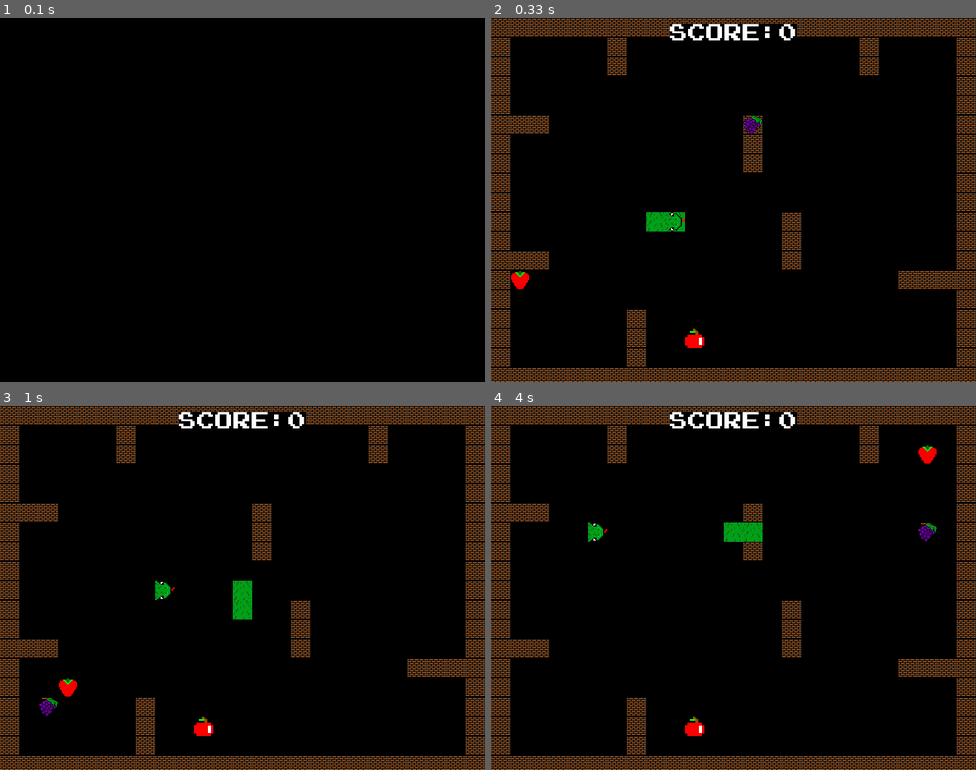
Above: before the commit, frames 1-4 (two rows, left to right).
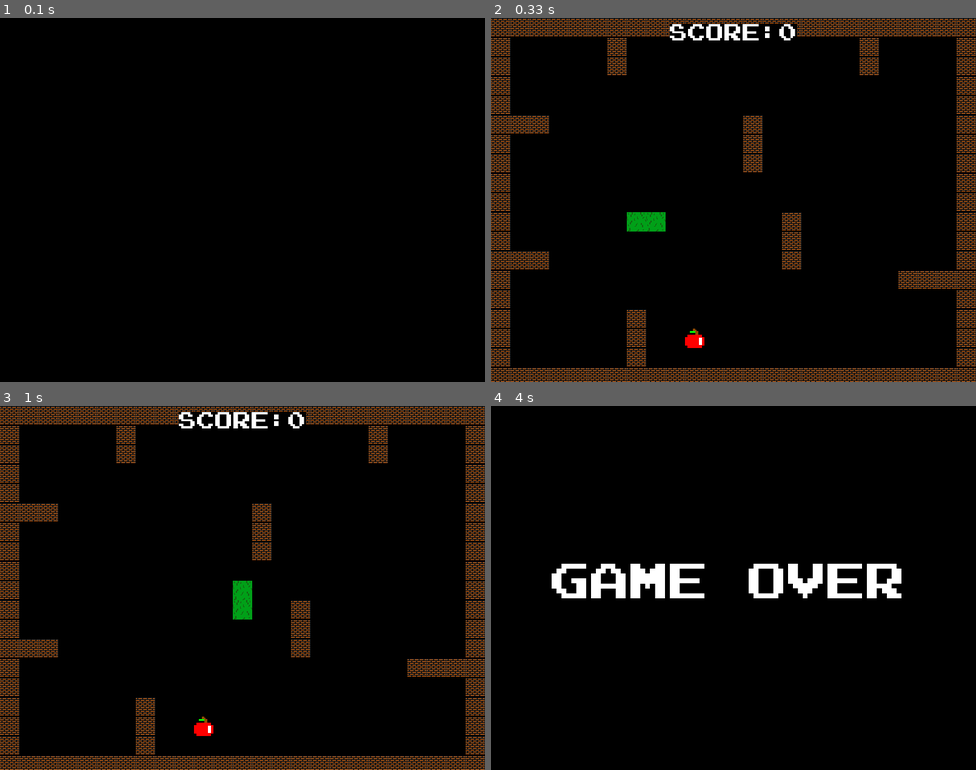
Above: after the commit, the same moments.

Repository: LUDUSLab/stem-games
Game: pygame game, started from ronald.boadana/snakepro/main.py
Two runs of this game, one before a commit and one after it. Both use one fixed random seed, a clock stepped at 60 frames per second and the inputs below.
Inputs:
- Up to frame 1 (0.1 s): no input
- Up to frame 2 (0.33 s): no input
- Up to frame 3 (1 s): hold D 0.33-0.8 s; hold W from 0.83 s (still down)
- Up to frame 4 (4 s): release W at 1.13 s; hold D 1.17-1.63 s; hold A 1.67-2.2 s; hold S 2.23-2.53 s; hold A 2.57-2.97 s; hold W 3-3.37 s; hold D from 3.4 s (still down)

Frame 1 is identical in both runs. In frame 2, 0.6% of the frame differs, in the area x 4-56%, y 26-75%; in frame 3, 0.3%; in frame 4, 16%, in the area x 0-100%, y 0-100%.

Commit message:
new mechanics have been added and some improvements on codes

Diff:
--- a/ronald.boadana/snakepro/config.py
+++ b/ronald.boadana/snakepro/config.py
@@ -1,7 +1,6 @@
 import pygame
 
 pygame.init()
-
 # setting the colors
 color_black = (0, 0, 0)
 color_white = (255, 255, 255)
@@ -30,5 +29,3 @@
 victory_text = defeat_font.render('VICTORY!', True, color_white, color_black)
 victory_text_rect = score_text.get_rect()
 victory_text_rect.center = (175, 275)
-
-pygame.display.update()
--- a/ronald.boadana/snakepro/fruit.py
+++ b/ronald.boadana/snakepro/fruit.py
@@ -1,5 +1,6 @@
 import random
 from config import *
+from wall import *
 
 apple = pygame.image.load('../snakepro/assets/ronald.boadana_apple.png')
 apple_pos = ((random.randint(32, 726) // 32 * 32), (random.randint(64, 576) // 32 * 32))
--- a/ronald.boadana/snakepro/game.py
+++ b/ronald.boadana/snakepro/game.py
@@ -12,6 +12,7 @@
 eating_fruit_sound = pygame.mixer.Sound('../snake/assets/eating-apple-sound.wav')
 
 
+# when the player loss the game
 def game_over():
     global playing_sound
     screen.fill(color_black)
@@ -19,8 +20,10 @@
     if playing_sound == 0:
         game_over_sound.play()
         playing_sound += 1
+    pygame.display.update()
 
 
+# when the player wins the game
 def victory():
     global player_score, playing_sound
     screen.fill(color_black)
@@ -30,21 +33,14 @@
         playing_sound += 1
 
 
-# looping to make the key pressed move the snake
-UP = 32
-RIGHT = 33
-DOWN = 34
-LEFT = 35
-direction = LEFT
-
-
 def game_loop():
-    global direction, playing_sound, player_score, apple_pos, grape_pos, strawberry_pos, eating_fruit_sound
+    global direction, playing_sound, player_score, apple_pos, grape_pos, strawberry_pos, eating_fruit_sound, snake_head_pos
     game_on = True
     game_clock = pygame.time.Clock()
     while game_on:
-        game_clock.tick(8)
+        game_clock.tick(10)
         snake_head_pos = (snake[0][0] + 32, snake[0][1])
+        snake_head_pos = snake[0]
         for event in pygame.event.get():
             if event.type == pygame.QUIT:
                 game_on = False
@@ -58,6 +54,7 @@
                     direction = LEFT
                 if event.key == pygame.K_d:
                     direction = RIGHT
+
         if direction == UP:
             snake[0] = (snake[0][0], snake[0][1] - 32)
         if direction == DOWN:
@@ -74,16 +71,16 @@
             snake.append((800, 600))
             player_score += 1
 
-        # if random.randrange(500) == 1:
-        grape_pos = ((random.randint(32, 726) // 32 * 32), (random.randint(64, 576) // 32 * 32))
+        if random.randrange(500) == 1:
+            grape_pos = ((random.randint(32, 726) // 32 * 32), (random.randint(64, 576) // 32 * 32))
         if snake_head_pos == grape_pos:
             grape_pos = grape_randomness_movement()
             eating_fruit_sound.play()
             snake.append((800, 600))
             player_score += 3
 
-        # if random.randrange(100) == 1:
-        strawberry_pos = ((random.randint(32, 726) // 32 * 32), (random.randint(64, 576) // 32 * 32))
+        if random.randrange(250) == 1:
+            strawberry_pos = ((random.randint(32, 726) // 32 * 32), (random.randint(64, 576) // 32 * 32))
         if snake_head_pos == strawberry_pos:
             strawberry_pos = strawberry_randomness_movement()
             eating_fruit_sound.play()
@@ -97,16 +94,21 @@
         for i in range(len(snake) - 1, 0, -1):
             snake[i] = (snake[i - 1][0], snake[i - 1][1])
         # defeat condition
-        if (snake[0][0] < 0) or (snake[0][1] < 32) or (snake[0][0] > 768) or (snake[0][1] > 576):
+        if (snake[0][0] <= 0) or (snake[0][1] <= 32) or (snake[0][0] >= 768) or (snake[0][1] >= 576) \
+                or snake[0] in [(192, 32), (192, 64), (608, 32), (608, 64), (32, 160), (64, 160), (416, 160),
+                                (416, 192), (416, 224), (480, 320), (480, 352), (480, 384), (736, 416), (704, 416),
+                                (672, 416), (32, 384), (64, 384), (224, 544), (224, 512), (224, 480)]:
             game_over()
         # victory condition
-        elif player_score == 10:
+        elif player_score == 20:
             victory()
 
         else:
             body_snake_move()
 
+            # drawing wall and obstacles
             wall_pos()
+            wall_obstacles()
 
             # updating screen
             screen.blit(score_text, score_text_rect)
@@ -116,9 +118,6 @@
 
             for pos in snake:
                 screen.blit(snake_body, pos)
-            screen.blit(snake_head, snake_head_pos)
-
-            # drawing the wall
 
         pygame.display.update()
         screen.fill(color_black)
--- a/ronald.boadana/snakepro/snake.py
+++ b/ronald.boadana/snakepro/snake.py
@@ -2,11 +2,19 @@
 from config import *
 from game import *
 
-eating_fruit_sound = pygame.mixer.Sound('../snake/assets/eating-apple-sound.wav')
-snake = [(320, 320), (352, 320), (384, 320)]
+# snake positions and sprites
+snake = [(320, 320), (288, 320), (256, 320)]
 snake_head = pygame.image.load('../snakepro/assets/ronald.boadana_snakehead-right.png')
+snake_head_pos = (snake[0][0] + 32, snake[0][1])
 snake_body = pygame.image.load('../snakepro/assets/ronald.boadana_snakebody.png')
 
+# different snake's head positions
+s_UP = pygame.image.load('../snakepro/assets/ronald.boadana_snakehead-up.png')
+s_DOWN = pygame.image.load('../snakepro/assets/ronald.boadana_snakehead-down.png')
+s_RIGHT = pygame.image.load('../snakepro/assets/ronald.boadana_snakehead-right.png')
+s_LEFT = pygame.image.load('../snakepro/assets/ronald.boadana_snakehead-left.png')
+
+# looping to make the key pressed move the snake
 UP = 32
 RIGHT = 33
 DOWN = 34
@@ -15,20 +23,28 @@
 
 
 def body_snake_move():
-    global snake, snake_head, snake_body, direction, snake_head_pos, apple_pos, player_score, grape_pos, strawberry_pos, eating_fruit_sound
+    global snake, snake_head, snake_body, direction, snake_head_pos
+    snake_head_pos = (snake[0][0] + 32, snake[0][1])
     if direction == UP:
         snake_head_pos = (snake[0][0], snake[0][1] - 32)
-        snake_head = pygame.image.load('../snakepro/assets/ronald.boadana_snakehead-up.png')
+        snake_head_pos = snake[0]
+        snake_head = s_UP
         screen.blit(snake_head, snake_head_pos)
 
-    if direction == DOWN:
+    elif direction == DOWN:
         snake_head_pos = (snake[0][0], snake[0][1] + 32)
-        snake_head = pygame.image.load('../snakepro/assets/ronald.boadana_snakehead-down.png')
+        snake_head_pos = snake[0]
+        snake_head = s_DOWN
+        screen.blit(snake_head, snake_head_pos)
 
-    if direction == RIGHT:
+    elif direction == RIGHT:
         snake_head_pos = (snake[0][0] + 32, snake[0][1])
-        snake_head = pygame.image.load('../snakepro/assets/ronald.boadana_snakehead-right.png')
+        snake_head_pos = snake[0]
+        snake_head = s_RIGHT
+        screen.blit(snake_head, snake_head_pos)
 
-    if direction == LEFT:
+    elif direction == LEFT:
         snake_head_pos = (snake[0][0] - 32, snake[0][1])
-        snake_head = pygame.image.load('../snakepro/assets/ronald.boadana_snakehead-left.png')
+        snake_head_pos = snake[0]
+        snake_head = s_LEFT
+        screen.blit(snake_head, snake_head_pos)
--- a/ronald.boadana/snakepro/wall.py
+++ b/ronald.boadana/snakepro/wall.py
@@ -1,8 +1,30 @@
 from config import *
 
+wall = pygame.image.load('./assets/ronald.boadana_wall.png')
+wall_1a = (192, 32)
+wall_2a = (192, 64)
+wall_3a = (608, 32)
+wall_4a = (608, 64)
+wall_5a = (32, 160)
+wall_6a = (64, 160)
+wall_7a = (416, 160)
+wall_8a = (416, 192)
+wall_9a = (416, 224)
+wall_10a = (480, 320)
+wall_11a = (480, 352)
+wall_12a = (480, 384)
+wall_13a = (736, 416)
+wall_14a = (704, 416)
+wall_15a = (672, 416)
+wall_16a = (32, 384)
+wall_17a = (64, 384)
+wall_18a = (224, 544)
+wall_19a = (224, 512)
+wall_20a = (224, 480)
 
+
+# drawing the borders
 def wall_pos():
-    wall = pygame.image.load('./assets/ronald.boadana_wall.png')
     for i in range(0, 800, 32):
         screen.blit(wall, (i, 0))
         screen.blit(wall, (i, 576))
@@ -11,6 +33,9 @@
         screen.blit(wall, (0, i))
         screen.blit(wall, (768, i))
 
+
+# drawing the obstacles on the map
+def wall_obstacles():
     wall_1 = (192, 32)
     wall_2 = (192, 64)
     wall_3 = (608, 32)
